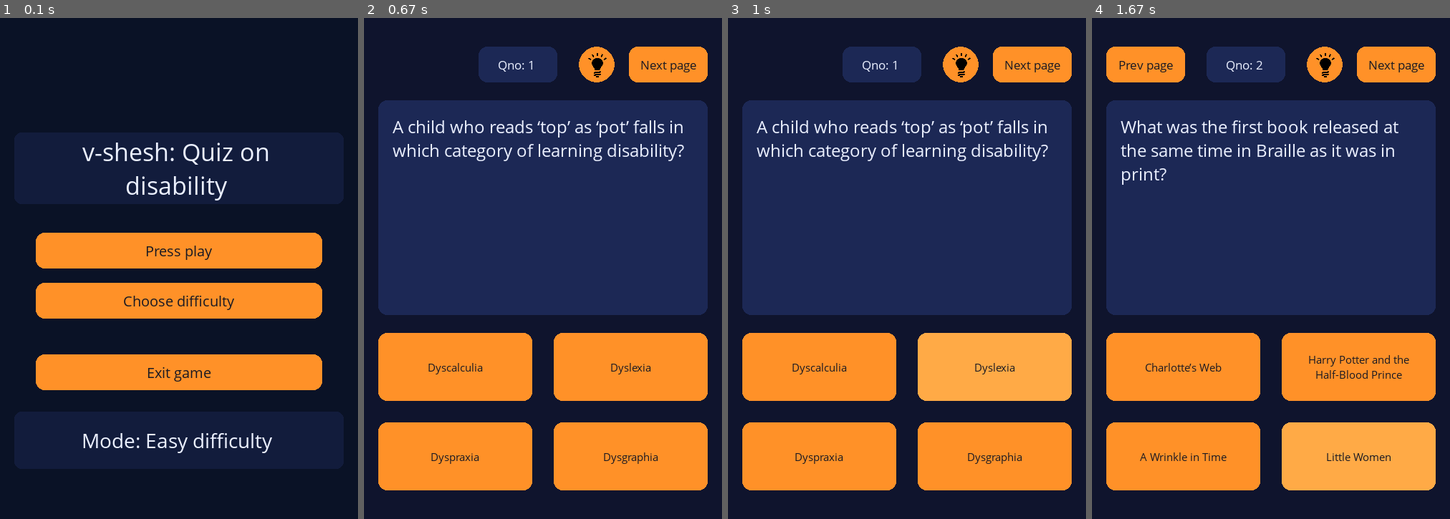
Above: before the commit, frames 1-4 (left to right).
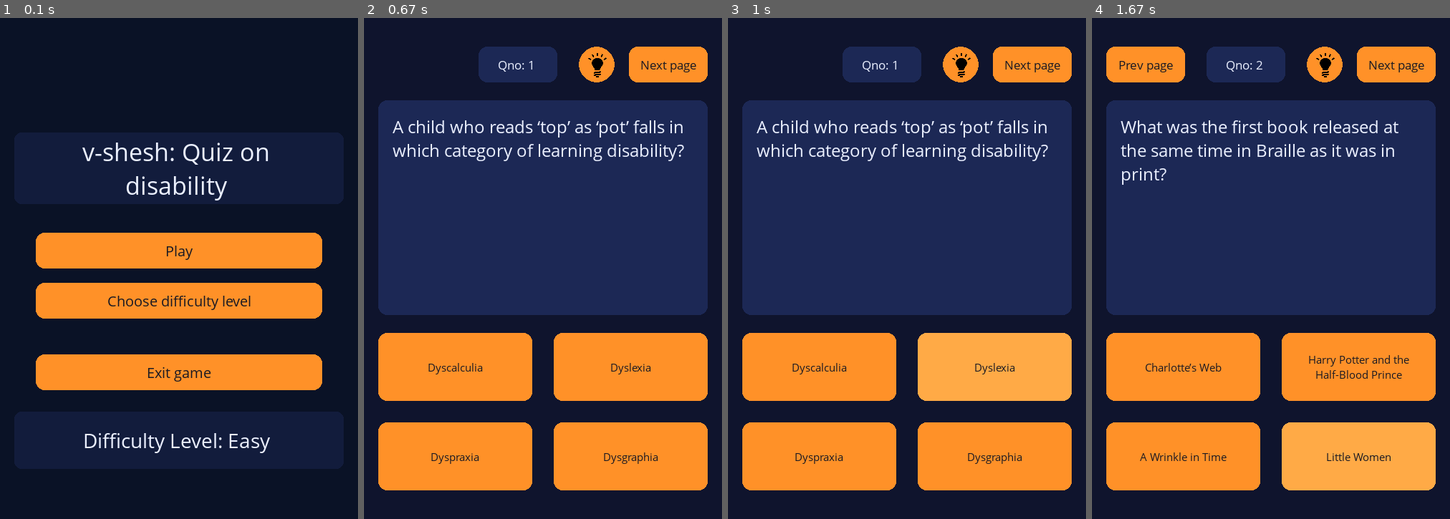
Above: after the commit, the same moments.

Repository: nithinbadicodes/pygame-quiz-game
Game: pygame game, started from finalgame.py
Same seed, same stepped clock (60 frames per second), same inputs: the game is played once before the commit and once after it.
Inputs (mouse positions are in pixels of both pictures, inside the frame that each line leads up to):
- Up to frame 1 (0.1 s): no input
- Up to frame 2 (0.67 s): click (657, 253) at 0.38 s
- Up to frame 3 (1 s): click (942, 378) at 0.72 s
- Up to frame 4 (1.67 s): click "Next page" at 1.05 s; click (1403, 443) at 1.38 s

The runs differ from the first frame. In frame 1, 1.4% of the frame differs, in the area x 23-76%, y 45-87%; in frame 2, nothing differs; in frame 3, nothing differs; in frame 4, nothing differs.

Commit message:
Made hint button more accessible

Diff:
--- a/finalgame.py
+++ b/finalgame.py
@@ -97,7 +97,7 @@
 
         if action == "GO_TO_FRONT":
             current_page = FRONT_PAGE
-            first_page.difficulty_text = 'Easy difficulty'
+            first_page.difficulty_text = 'Easy'
         if action == 'EXIT GAME':
             running = False
             break
--- a/utility/generate.py
+++ b/utility/generate.py
@@ -16,9 +16,9 @@
     def generate(self):
         questions = {}
 
-        questions['Easy difficulty'] = random.sample(self.easy_questions,self.total)
-        questions['Medium difficulty'] = random.sample(self.medium_questions,self.total)
-        questions['Hard difficulty'] = random.sample(self.hard_questions,self.total)
+        questions['Easy'] = random.sample(self.easy_questions,self.total)
+        questions['Medium'] = random.sample(self.medium_questions,self.total)
+        questions['Hard'] = random.sample(self.hard_questions,self.total)
 
 
         return questions
--- a/utility/layout.py
+++ b/utility/layout.py
@@ -38,7 +38,7 @@
         self.popup_rect = FRONT_POPUP_RECT
 
 
-        self.difficulty_text = 'Easy difficulty'
+        self.difficulty_text = 'Easy'
         self.popup = False
 
 
@@ -54,21 +54,21 @@
 
         ## BUTTONS --
         self.play_button = Button(PLAY_BUTTON_RECT,
-                                  'Press play',
+                                  'Play',
                                   front_button_font)
         self.difficulty_button = Button(DIFFICULTY_BUTTON_RECT,
-                                        'Choose difficulty',
+                                        'Choose difficulty level',
                                         front_button_font)
 
         ## popup difficulty buttons -> easy, medium,hard
         self.easy_button = Button(EASY_BUTTON_RECT,
-                                  'Easy difficulty',
+                                  'Easy',
                                   popup_button_font)
         self.medium_button = Button(MEDIUM_BUTTON_RECT,
-                                    'Medium difficulty',
+                                    'Medium',
                                     popup_button_font)
         self.hard_button = Button(HARD_BUTTON_RECT,
-                                  'Hard difficulty',
+                                  'Hard',
                                   popup_button_font)
 
         self.exit_button = Button(EXIT_BUTTON_RECT,
@@ -106,7 +106,7 @@
 
         ## Need a textbox that centers the title automatically
         self.title_box.draw_textbox('v-shesh: Quiz on disability',border_radius=10)
-        self.mode_box.draw_textbox(f'Mode: {self.difficulty_text}',border_radius=10)
+        self.mode_box.draw_textbox(f'Difficulty Level: {self.difficulty_text}',border_radius=10)
 
 
         if self.popup:
@@ -167,6 +167,7 @@
         self.q_page = "FRONT"
         self.qno = 0
         self.hint_open = False
+        self.hint_event = None
         self.random_questions = questions
 
         self.TOTAL_PAGES = len(self.random_questions)
@@ -198,6 +199,13 @@
             self.hint_open = False
 
 
+        self.hint_open = self.navbar.hint_box_popup(self.hint_event,self.hint_open,self.random_questions[self.qno]['hint'])
+        self.hint_event = self.navbar.draw_hint_button(mouse_pos,mouse_pressed)
+
+        # if hint_event:
+        #     self.navbar.draw_hint_button(mouse_pos,mouse_pressed)
+
+
         # ---------------- OPTIONS ----------------
         selected_index = self.options.draw(
             self.random_questions[self.qno]["options"],
@@ -206,9 +214,6 @@
             self.answers_selected[self.qno]
         )
 
-
-        hint_event = self.navbar.draw_hint_button(mouse_pos,mouse_pressed)
-        self.hint_open = self.navbar.hint_box_popup(hint_event,self.hint_open,self.random_questions[self.qno]['hint'])
 
         # ---------------- HANDLE SELECTION ----------------
         if selected_index is not None:
